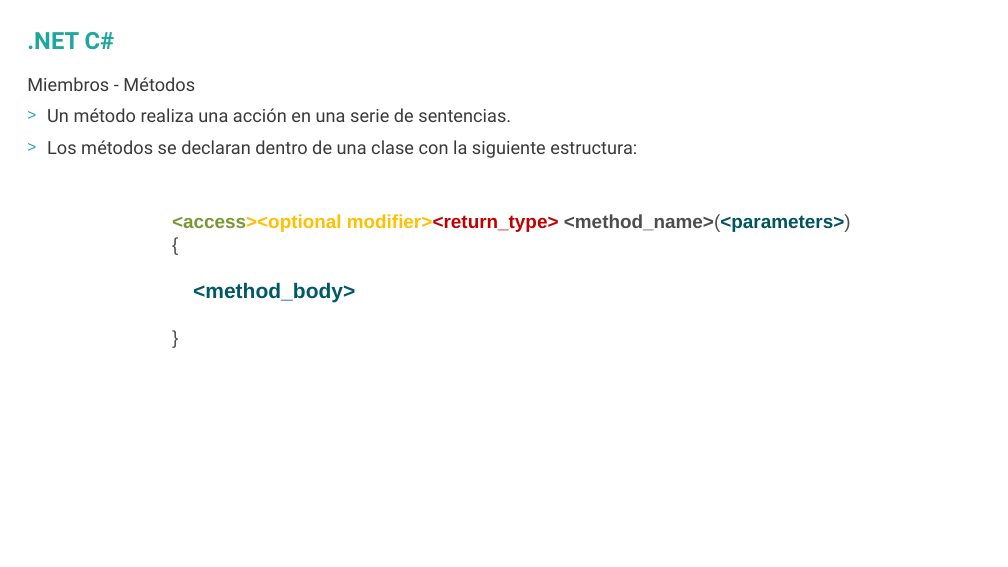
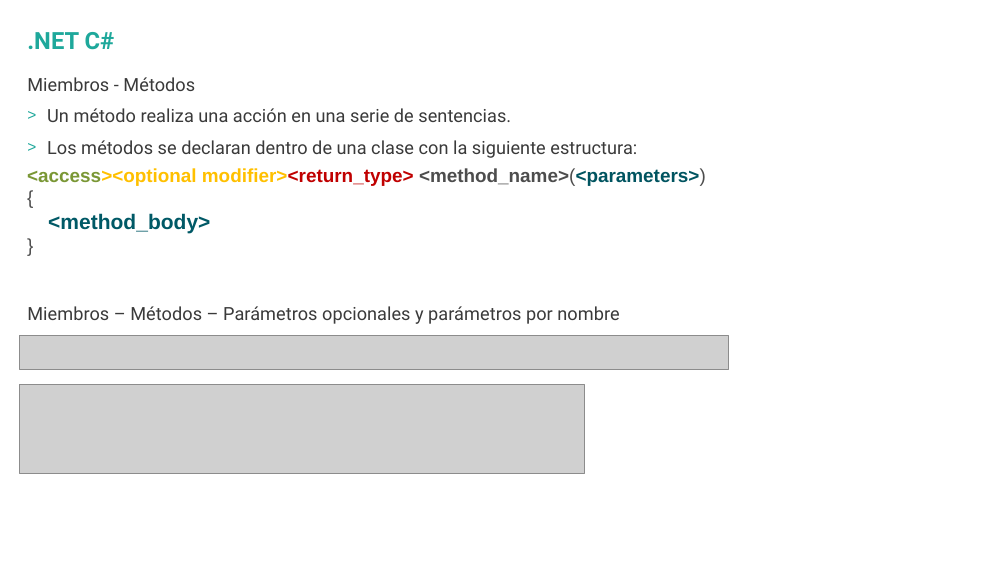
Before and after one commit to hexacta/HexactaLabs-NET, a slide deck: slide 16 of Presentaciones/Introduccion .NET.pptx (slide 18 before the commit). Drawn at 1008x567 pixels with LibreOffice and Linux fonts; fonts in the diff are those of the drawing; grey boxes stand for pictures; background and template pictures are left out. Boxes give left, top, right and bottom in pixels: in the first picture for what was removed or moved away, otherwise in the second. Text is boxed around its words. In the diff, an @@ line names an element or a change of style, - is before the commit and + after.

```diff
--- a/Presentaciones/Introduccion .NET.pptx
+++ b/Presentaciones/Introduccion .NET.pptx
@@ text "<access><optional modifier><return_type> <method_name>(<para ..." rewrapped from (172,214,851,303) to (27,168,706,234) @@
@@ text added at (27,306,619,324), 17.3 pt, text #3A3A3A @@
+Miembros – Métodos – Parámetros opcionales y parámetros por nombre
@@ picture added at (20,336,728,370) @@
@@ picture added at (20,384,585,473) @@
```
Also in this commit, not shown: 3 other slides changed, 17 slides removed, 2 other files.
